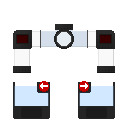
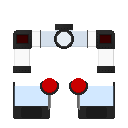
Before/after of a 128×128 layered artwork. What changed in the layer stack:
renamed "Layer 12" to "Layer 14", painted on it over [37, 78, 91, 110]
